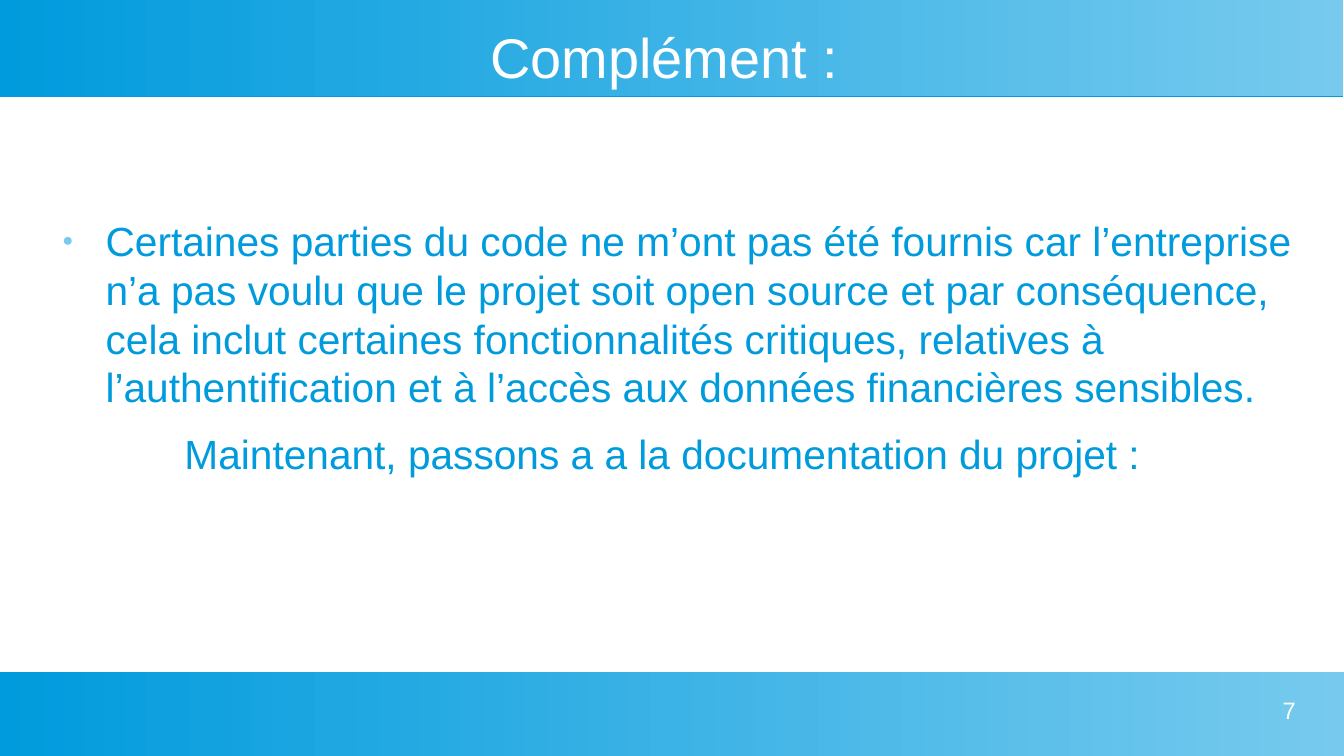
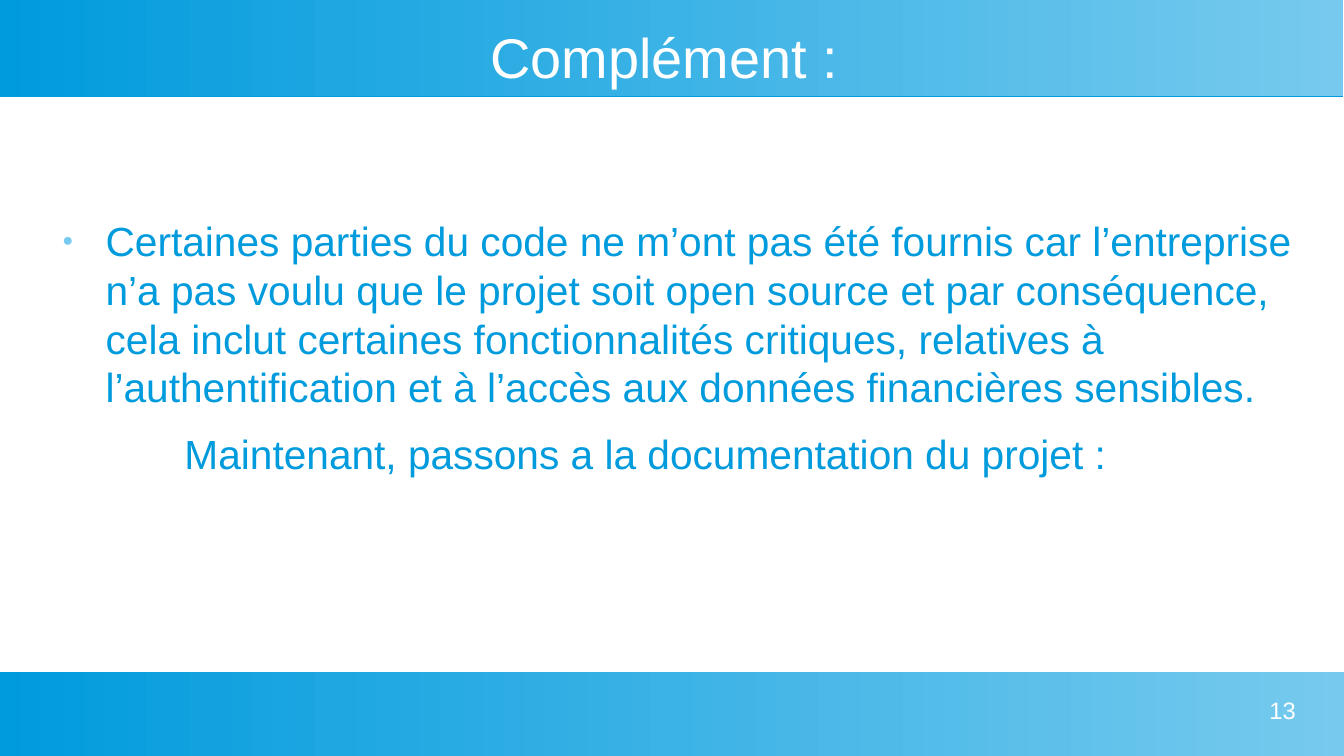
Before and after one commit to Myst564/Dev-Web, a slide deck: slide 13 of Projet Solo/DAB-INVOICE/Diaporama Projet Oral Stage IDEES Numérique.odp (slide 7 before the commit). Drawn at 1344x756 pixels with LibreOffice and Linux fonts; fonts in the diff are those of the drawing. Boxes give left, top, right and bottom in pixels: in the first picture for what was removed or moved away, otherwise in the second. Text is boxed around its words. In the diff, an @@ line names an element or a change of style, - is before the commit and + after.

Commit message:
Update Projet IDEES Numérique

```diff
--- a/Projet Solo/DAB-INVOICE/Diaporama Projet Oral Stage IDEES Numérique.odp
+++ b/Projet Solo/DAB-INVOICE/Diaporama Projet Oral Stage IDEES Numérique.odp
@@ text at [184,439,1084,477]: text changed @@
-Maintenant, passons a a la documentation du projet :
+Maintenant, passons a la documentation du projet :
@@ page number at [1269,702,1295,719]: text changed @@
-7
+13
```
Also in this commit, not shown: 6 other slides changed, 66 slides added, 1 slide removed, 3 other files.
